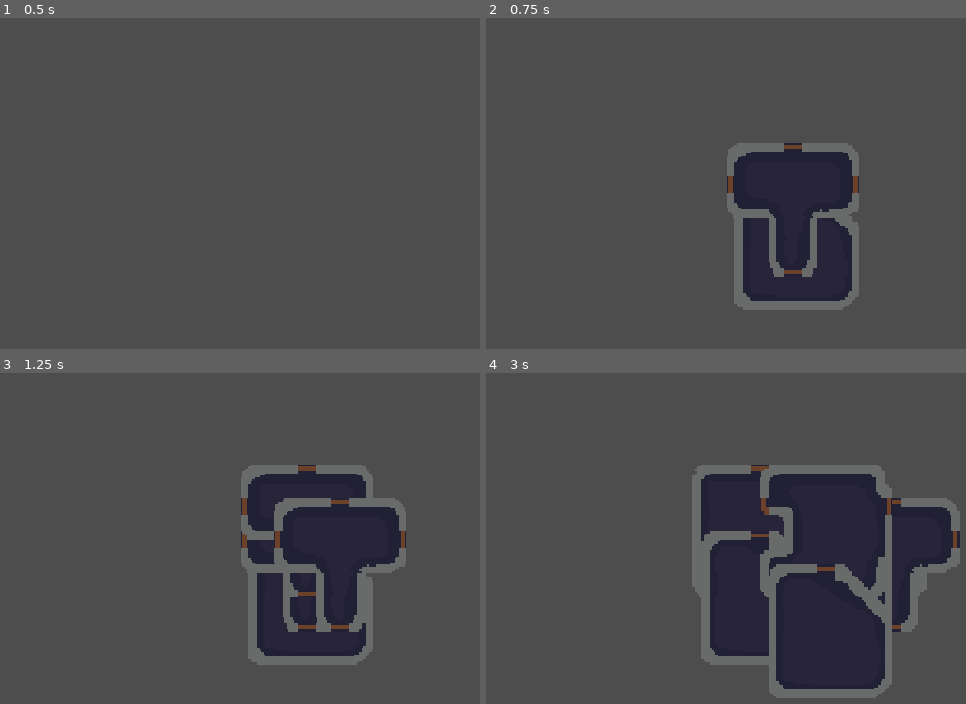
Above: before the commit, frames 1-4 (two rows, left to right).
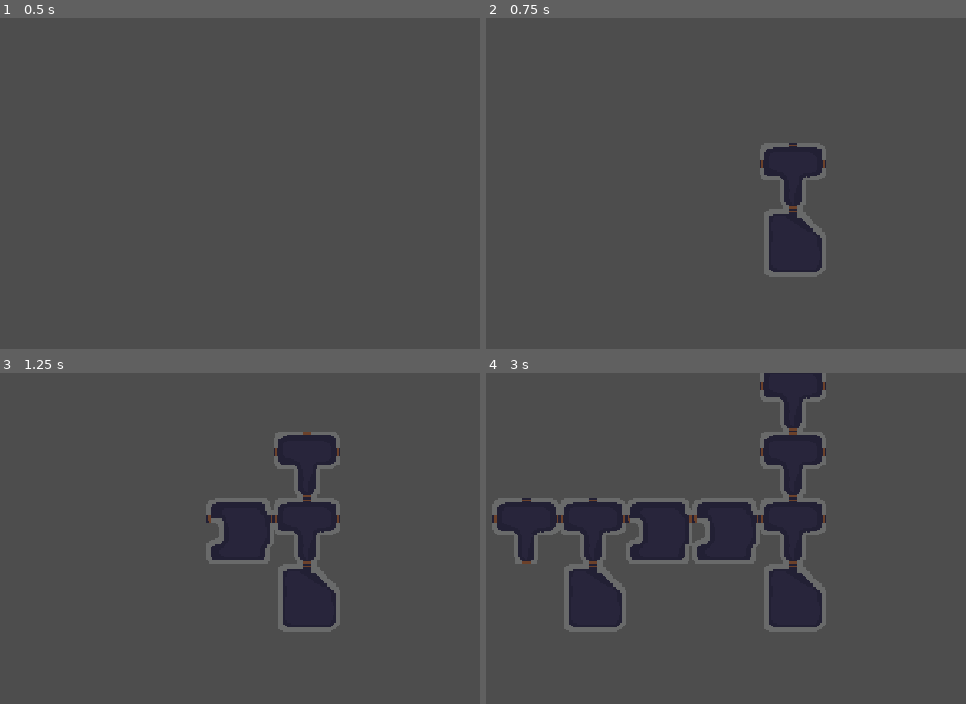
Above: after the commit, the same moments.

Repository: GurnoorSingh17/Rougelite-game
Game: Godot game, scene res://Scenes/test.tscn
Two runs of this game, one before a commit and one after it. Both use one fixed random seed, a clock stepped at 60 frames per second and the inputs below.
Inputs:
- Up to frame 1 (0.5 s): no input
- Up to frame 2 (0.75 s): tap Enter at 0.5 s
- Up to frame 3 (1.25 s): no input
- Up to frame 4 (3 s): no input

Frame 1 is identical in both runs. In frame 2, 10% of the frame differs, in the area x 50-78%, y 37-89%; in frame 3, 17%; in frame 4, 38%, in the area x 1-99%, y 0-99%.

Commit message:
added door logic
added room door logic and made things a bit more scalable

Diff:
--- /dev/null
+++ b/Scenes/Rooms/door.tscn
@@ -0,0 +1,13 @@
+[gd_scene format=3 uid="uid://dfhmpo4otgjo2"]
+
+[ext_resource type="Script" uid="uid://b6k7fno3hbsjy" path="res://Scripts/door.gd" id="1_uem52"]
+
+[sub_resource type="CircleShape2D" id="CircleShape2D_gpseo"]
+radius = 4.0
+
+[node name="Door1" type="Area2D" unique_id=1380414048 groups=["Viable"]]
+script = ExtResource("1_uem52")
+
+[node name="CollisionShape2D" type="CollisionShape2D" parent="." unique_id=372757488]
+shape = SubResource("CircleShape2D_gpseo")
+metadata/_edit_lock_ = true
--- a/Scenes/Rooms/room1.tscn
+++ b/Scenes/Rooms/room1.tscn
@@ -2,13 +2,22 @@
 
 [ext_resource type="Script" uid="uid://bvyt57nemwa7u" path="res://Scripts/Room.gd" id="1_a81mt"]
 [ext_resource type="Texture2D" uid="uid://dwfjeo07h83m7" path="res://art/prototype/Room.png" id="2_dsn0a"]
-[ext_resource type="Script" uid="uid://b6k7fno3hbsjy" path="res://Scripts/door.gd" id="3_dsn0a"]
+[ext_resource type="PackedScene" uid="uid://dfhmpo4otgjo2" path="res://Scenes/Rooms/door.tscn" id="3_dsn0a"]
+
+[sub_resource type="RectangleShape2D" id="RectangleShape2D_dsn0a"]
+size = Vector2(56, 4)
+
+[sub_resource type="RectangleShape2D" id="RectangleShape2D_i70oh"]
+size = Vector2(16, 4)
+
+[sub_resource type="RectangleShape2D" id="RectangleShape2D_sn4vg"]
+size = Vector2(20, 4)
 
 [sub_resource type="RectangleShape2D" id="RectangleShape2D_gpseo"]
-size = Vector2(16, 16)
+size = Vector2(36, 4)
 
-[sub_resource type="CircleShape2D" id="CircleShape2D_gpseo"]
-radius = 1.0
+[sub_resource type="RectangleShape2D" id="RectangleShape2D_w8mrb"]
+size = Vector2(28, 4)
 
 [node name="Room" type="StaticBody2D" unique_id=559791335 node_paths=PackedStringArray("Doors")]
 script = ExtResource("1_a81mt")
@@ -20,42 +29,40 @@
 hframes = 4
 
 [node name="CollisionShape2D" type="CollisionShape2D" parent="." unique_id=1077819719]
+position = Vector2(0, -30)
+shape = SubResource("RectangleShape2D_dsn0a")
+
+[node name="CollisionShape2D8" type="CollisionShape2D" parent="." unique_id=1353854443]
+position = Vector2(0, 30)
+shape = SubResource("RectangleShape2D_i70oh")
+
+[node name="CollisionShape2D3" type="CollisionShape2D" parent="." unique_id=930267339]
+position = Vector2(-18, 2)
+shape = SubResource("RectangleShape2D_sn4vg")
+
+[node name="CollisionShape2D5" type="CollisionShape2D" parent="." unique_id=2031910757]
+position = Vector2(18, 2)
+shape = SubResource("RectangleShape2D_sn4vg")
+
+[node name="CollisionShape2D2" type="CollisionShape2D" parent="." unique_id=1662126375]
+position = Vector2(-30, -14)
+rotation = 1.5707964
 shape = SubResource("RectangleShape2D_gpseo")
 
-[node name="Door1" type="Area2D" parent="." unique_id=305592312 groups=["Viable"]]
-position = Vector2(-8, -3)
-script = ExtResource("3_dsn0a")
+[node name="CollisionShape2D4" type="CollisionShape2D" parent="." unique_id=650058645]
+position = Vector2(30, -14)
+rotation = 1.5707964
+shape = SubResource("RectangleShape2D_gpseo")
 
-[node name="CollisionShape2D" type="CollisionShape2D" parent="Door1" unique_id=467949892]
-shape = SubResource("CircleShape2D_gpseo")
-metadata/_edit_lock_ = true
+[node name="CollisionShape2D6" type="CollisionShape2D" parent="." unique_id=1386625415]
+position = Vector2(-10, 18)
+rotation = 1.5707964
+shape = SubResource("RectangleShape2D_w8mrb")
 
-[node name="Door2" type="Area2D" parent="." unique_id=602780802 groups=["Viable"]]
-position = Vector2(0, -8)
-script = ExtResource("3_dsn0a")
-direction = "north"
-
-[node name="CollisionShape2D" type="CollisionShape2D" parent="Door2" unique_id=1823135690]
-shape = SubResource("CircleShape2D_gpseo")
-metadata/_edit_lock_ = true
-
-[node name="Door3" type="Area2D" parent="." unique_id=2118648920 groups=["Viable"]]
-position = Vector2(0, 8)
-script = ExtResource("3_dsn0a")
-direction = "south"
-
-[node name="CollisionShape2D" type="CollisionShape2D" parent="Door3" unique_id=438563188]
-shape = SubResource("CircleShape2D_gpseo")
-metadata/_edit_lock_ = true
-
-[node name="Door4" type="Area2D" parent="." unique_id=1026959768 groups=["Viable"]]
-position = Vector2(8, -3)
-script = ExtResource("3_dsn0a")
-direction = "west"
-
-[node name="CollisionShape2D" type="CollisionShape2D" parent="Door4" unique_id=680596287]
-shape = SubResource("CircleShape2D_gpseo")
-metadata/_edit_lock_ = true
+[node name="CollisionShape2D7" type="CollisionShape2D" parent="." unique_id=683419911]
+position = Vector2(10, 18)
+rotation = 1.5707964
+shape = SubResource("RectangleShape2D_w8mrb")
 
 [node name="Label" type="Label" parent="." unique_id=1265022270]
 offset_left = -3.0000038
@@ -63,3 +70,18 @@
 offset_right = 36.999996
 offset_bottom = 17.0
 scale = Vector2(0.12, 0.12)
+
+[node name="Door1" parent="." unique_id=1380414048 instance=ExtResource("3_dsn0a")]
+position = Vector2(-32, -12)
+
+[node name="Door2" parent="." unique_id=43162950 instance=ExtResource("3_dsn0a")]
+position = Vector2(32, -12)
+direction = "west"
+
+[node name="Door3" parent="." unique_id=1419305164 instance=ExtResource("3_dsn0a")]
+position = Vector2(0, -32)
+direction = "north"
+
+[node name="Door4" parent="." unique_id=2015726467 instance=ExtResource("3_dsn0a")]
+position = Vector2(0, 32)
+direction = "south"
--- a/Scenes/Rooms/room2.tscn
+++ b/Scenes/Rooms/room2.tscn
@@ -2,17 +2,29 @@
 
 [ext_resource type="Script" uid="uid://bvyt57nemwa7u" path="res://Scripts/Room.gd" id="1_owv72"]
 [ext_resource type="Texture2D" uid="uid://dwfjeo07h83m7" path="res://art/prototype/Room.png" id="2_ey5jp"]
-[ext_resource type="Script" uid="uid://b6k7fno3hbsjy" path="res://Scripts/door.gd" id="3_ey5jp"]
+[ext_resource type="PackedScene" uid="uid://dfhmpo4otgjo2" path="res://Scenes/Rooms/door.tscn" id="3_rfld1"]
 
 [sub_resource type="RectangleShape2D" id="RectangleShape2D_gpseo"]
-size = Vector2(16, 16)
+size = Vector2(60, 4)
 
-[sub_resource type="CircleShape2D" id="CircleShape2D_gpseo"]
-radius = 1.0
+[sub_resource type="RectangleShape2D" id="RectangleShape2D_ey5jp"]
+size = Vector2(17, 4)
+
+[sub_resource type="RectangleShape2D" id="RectangleShape2D_rfld1"]
+size = Vector2(27, 4)
+
+[sub_resource type="RectangleShape2D" id="RectangleShape2D_1lkfe"]
+size = Vector2(20, 4)
+
+[sub_resource type="RectangleShape2D" id="RectangleShape2D_vblew"]
+size = Vector2(12, 4)
+
+[sub_resource type="RectangleShape2D" id="RectangleShape2D_0igsr"]
+size = Vector2(15, 4)
 
 [node name="Room" type="StaticBody2D" unique_id=559791335 node_paths=PackedStringArray("Doors")]
 script = ExtResource("1_owv72")
-Doors = [NodePath("Door1"), NodePath("Door3")]
+Doors = [NodePath("Door1"), NodePath("Door2")]
 
 [node name="Body" type="Sprite2D" parent="." unique_id=79531439]
 texture_filter = 1
@@ -21,24 +33,59 @@
 frame = 1
 
 [node name="CollisionShape2D" type="CollisionShape2D" parent="." unique_id=1077819719]
+position = Vector2(-2, -30)
 shape = SubResource("RectangleShape2D_gpseo")
 
-[node name="Door1" type="Area2D" parent="." unique_id=305592312 groups=["Viable"]]
-position = Vector2(-8, -3)
-script = ExtResource("3_ey5jp")
+[node name="CollisionShape2D2" type="CollisionShape2D" parent="." unique_id=2000006369]
+position = Vector2(-2, 30)
+shape = SubResource("RectangleShape2D_gpseo")
 
-[node name="CollisionShape2D" type="CollisionShape2D" parent="Door1" unique_id=467949892]
-shape = SubResource("CircleShape2D_gpseo")
-metadata/_edit_lock_ = true
+[node name="CollisionShape2D3" type="CollisionShape2D" parent="." unique_id=829360406]
+position = Vector2(-30, 19.5)
+rotation = 1.5707964
+shape = SubResource("RectangleShape2D_ey5jp")
 
-[node name="Door3" type="Area2D" parent="." unique_id=470784112 groups=["Viable"]]
-position = Vector2(8, -3)
-script = ExtResource("3_ey5jp")
+[node name="CollisionShape2D4" type="CollisionShape2D" parent="." unique_id=1409740341]
+position = Vector2(26, 19.5)
+rotation = 1.5707964
+shape = SubResource("RectangleShape2D_ey5jp")
+
+[node name="CollisionShape2D5" type="CollisionShape2D" parent="." unique_id=905118802]
+position = Vector2(30, -2.5)
+rotation = 1.5707964
+shape = SubResource("RectangleShape2D_rfld1")
+
+[node name="CollisionShape2D6" type="CollisionShape2D" parent="." unique_id=1449641447]
+position = Vector2(26, -22)
+rotation = 1.5707964
+shape = SubResource("RectangleShape2D_1lkfe")
+
+[node name="CollisionShape2D7" type="CollisionShape2D" parent="." unique_id=2016039366]
+position = Vector2(-30, -18)
+rotation = 1.5707964
+shape = SubResource("RectangleShape2D_1lkfe")
+
+[node name="CollisionShape2D8" type="CollisionShape2D" parent="." unique_id=1903565112]
+position = Vector2(-22, 9)
+rotation = -3.1415925
+shape = SubResource("RectangleShape2D_vblew")
+
+[node name="CollisionShape2D9" type="CollisionShape2D" parent="." unique_id=1926472551]
+position = Vector2(-22, -10)
+rotation = -3.1415925
+shape = SubResource("RectangleShape2D_vblew")
+
+[node name="CollisionShape2D10" type="CollisionShape2D" parent="." unique_id=969557653]
+position = Vector2(-18, -0.5)
+rotation = -1.5707964
+shape = SubResource("RectangleShape2D_0igsr")
+
+[node name="Door1" parent="." unique_id=1380414048 instance=ExtResource("3_rfld1")]
+position = Vector2(-32, -12)
+
+[node name="Door2" parent="." unique_id=1084463607 instance=ExtResource("3_rfld1")]
+position = Vector2(32, -12)
 direction = "west"
-
-[node name="CollisionShape2D" type="CollisionShape2D" parent="Door3" unique_id=1892891397]
-shape = SubResource("CircleShape2D_gpseo")
-metadata/_edit_lock_ = true
 
 [node name="Label" type="Label" parent="." unique_id=907989347]
 offset_left = -3.0000038
--- a/Scenes/Rooms/room3.tscn
+++ b/Scenes/Rooms/room3.tscn
@@ -2,13 +2,16 @@
 
 [ext_resource type="Script" uid="uid://bvyt57nemwa7u" path="res://Scripts/Room.gd" id="1_w786c"]
 [ext_resource type="Texture2D" uid="uid://dwfjeo07h83m7" path="res://art/prototype/Room.png" id="2_rtayk"]
-[ext_resource type="Script" uid="uid://b6k7fno3hbsjy" path="res://Scripts/door.gd" id="3_rtayk"]
+[ext_resource type="PackedScene" uid="uid://dfhmpo4otgjo2" path="res://Scenes/Rooms/door.tscn" id="3_rtayk"]
 
-[sub_resource type="RectangleShape2D" id="RectangleShape2D_gpseo"]
-size = Vector2(15, 16)
+[sub_resource type="RectangleShape2D" id="RectangleShape2D_rtayk"]
+size = Vector2(37, 4)
 
-[sub_resource type="CircleShape2D" id="CircleShape2D_gpseo"]
-radius = 1.0
+[sub_resource type="RectangleShape2D" id="RectangleShape2D_qmq3m"]
+size = Vector2(56, 4)
+
+[sub_resource type="RectangleShape2D" id="RectangleShape2D_jsrh8"]
+size = Vector2(36, 4)
 
 [node name="Room" type="StaticBody2D" unique_id=559791335 node_paths=PackedStringArray("Doors")]
 script = ExtResource("1_w786c")
@@ -20,22 +23,36 @@
 hframes = 4
 frame = 2
 
-[node name="CollisionShape2D" type="CollisionShape2D" parent="." unique_id=1077819719]
-position = Vector2(0.5, 0)
-shape = SubResource("RectangleShape2D_gpseo")
-
-[node name="Door1" type="Area2D" parent="." unique_id=305592312 groups=["Viable"]]
-position = Vector2(0, -8)
-script = ExtResource("3_rtayk")
-direction = "north"
-
-[node name="CollisionShape2D" type="CollisionShape2D" parent="Door1" unique_id=467949892]
-shape = SubResource("CircleShape2D_gpseo")
-metadata/_edit_lock_ = true
-
 [node name="Label" type="Label" parent="." unique_id=1339262461]
 offset_left = -3.0000038
 offset_top = -6.0000005
 offset_right = 36.999996
 offset_bottom = 17.0
 scale = Vector2(0.12, 0.12)
+
+[node name="CollisionShape2D" type="CollisionShape2D" parent="." unique_id=1631742720]
+position = Vector2(-9.5, -30)
+shape = SubResource("RectangleShape2D_rtayk")
+
+[node name="CollisionShape2D5" type="CollisionShape2D" parent="." unique_id=2058971347]
+position = Vector2(17, -17)
+rotation = 0.7853982
+shape = SubResource("RectangleShape2D_rtayk")
+
+[node name="CollisionShape2D3" type="CollisionShape2D" parent="." unique_id=1697739679]
+position = Vector2(0, 30)
+shape = SubResource("RectangleShape2D_qmq3m")
+
+[node name="CollisionShape2D2" type="CollisionShape2D" parent="." unique_id=1953876306]
+position = Vector2(-26, 0)
+rotation = 1.5707964
+shape = SubResource("RectangleShape2D_qmq3m")
+
+[node name="CollisionShape2D4" type="CollisionShape2D" parent="." unique_id=924610039]
+position = Vector2(30, 10)
+rotation = 1.5707964
+shape = SubResource("RectangleShape2D_jsrh8")
+
+[node name="Door1" parent="." unique_id=1380414048 instance=ExtResource("3_rtayk")]
+position = Vector2(0, -32)
+direction = "north"
--- a/Scenes/Rooms/room4.tscn
+++ b/Scenes/Rooms/room4.tscn
@@ -2,13 +2,28 @@
 
 [ext_resource type="Script" uid="uid://bvyt57nemwa7u" path="res://Scripts/Room.gd" id="1_3tidl"]
 [ext_resource type="Texture2D" uid="uid://dwfjeo07h83m7" path="res://art/prototype/Room.png" id="2_weqjt"]
-[ext_resource type="Script" uid="uid://b6k7fno3hbsjy" path="res://Scripts/door.gd" id="3_weqjt"]
+[ext_resource type="PackedScene" uid="uid://dfhmpo4otgjo2" path="res://Scenes/Rooms/door.tscn" id="3_weqjt"]
 
 [sub_resource type="RectangleShape2D" id="RectangleShape2D_gpseo"]
-size = Vector2(16, 16)
+size = Vector2(64, 4)
 
-[sub_resource type="CircleShape2D" id="CircleShape2D_gpseo"]
-radius = 1.0
+[sub_resource type="RectangleShape2D" id="RectangleShape2D_weqjt"]
+size = Vector2(52, 4)
+
+[sub_resource type="RectangleShape2D" id="RectangleShape2D_duw5b"]
+size = Vector2(56, 4)
+
+[sub_resource type="RectangleShape2D" id="RectangleShape2D_2wppp"]
+size = Vector2(36, 4)
+
+[sub_resource type="RectangleShape2D" id="RectangleShape2D_pb8py"]
+size = Vector2(8, 4)
+
+[sub_resource type="RectangleShape2D" id="RectangleShape2D_aukd4"]
+size = Vector2(31, 4)
+
+[sub_resource type="RectangleShape2D" id="RectangleShape2D_4pxvk"]
+size = Vector2(47, 4)
 
 [node name="Room" type="StaticBody2D" unique_id=559791335 node_paths=PackedStringArray("Doors")]
 script = ExtResource("1_3tidl")
@@ -21,25 +36,40 @@
 frame = 3
 
 [node name="CollisionShape2D" type="CollisionShape2D" parent="." unique_id=1077819719]
+position = Vector2(0, -30)
 shape = SubResource("RectangleShape2D_gpseo")
 
-[node name="Door1" type="Area2D" parent="." unique_id=305592312 groups=["Viable"]]
-position = Vector2(0, 8)
-script = ExtResource("3_weqjt")
-direction = "south"
+[node name="CollisionShape2D2" type="CollisionShape2D" parent="." unique_id=1942967527]
+position = Vector2(-6, 30)
+shape = SubResource("RectangleShape2D_weqjt")
 
-[node name="CollisionShape2D" type="CollisionShape2D" parent="Door1" unique_id=467949892]
-shape = SubResource("CircleShape2D_gpseo")
-metadata/_edit_lock_ = true
+[node name="CollisionShape2D5" type="CollisionShape2D" parent="." unique_id=1643273016]
+position = Vector2(-30, 0)
+rotation = 1.5707964
+shape = SubResource("RectangleShape2D_duw5b")
 
-[node name="Door2" type="Area2D" parent="." unique_id=310736674 groups=["Viable"]]
-position = Vector2(0, -8)
-script = ExtResource("3_weqjt")
-direction = "north"
+[node name="CollisionShape2D6" type="CollisionShape2D" parent="." unique_id=1915432753]
+position = Vector2(30, -10)
+rotation = 1.5707964
+shape = SubResource("RectangleShape2D_2wppp")
 
-[node name="CollisionShape2D" type="CollisionShape2D" parent="Door2" unique_id=861352939]
-shape = SubResource("CircleShape2D_gpseo")
-metadata/_edit_lock_ = true
+[node name="CollisionShape2D8" type="CollisionShape2D" parent="." unique_id=372565623]
+position = Vector2(18, 24)
+rotation = 1.5707964
+shape = SubResource("RectangleShape2D_pb8py")
+
+[node name="CollisionShape2D9" type="CollisionShape2D" parent="." unique_id=1407088958]
+position = Vector2(-13, 16)
+rotation = 1.5707964
+shape = SubResource("RectangleShape2D_pb8py")
+
+[node name="CollisionShape2D4" type="CollisionShape2D" parent="." unique_id=1348916198]
+position = Vector2(4.5, 18)
+shape = SubResource("RectangleShape2D_aukd4")
+
+[node name="CollisionShape2D3" type="CollisionShape2D" parent="." unique_id=645294548]
+position = Vector2(8.5, 10)
+shape = SubResource("RectangleShape2D_4pxvk")
 
 [node name="Label" type="Label" parent="." unique_id=1304991481]
 offset_left = -3.0000038
@@ -47,3 +77,11 @@
 offset_right = 36.999996
 offset_bottom = 17.0
 scale = Vector2(0.12, 0.12)
+
+[node name="Door1" parent="." unique_id=1380414048 instance=ExtResource("3_weqjt")]
+position = Vector2(0, 32)
+direction = "south"
+
+[node name="Door2" parent="." unique_id=1306733951 instance=ExtResource("3_weqjt")]
+position = Vector2(0, -32)
+direction = "north"
--- a/Scenes/test.tscn
+++ b/Scenes/test.tscn
@@ -7,10 +7,11 @@
 [ext_resource type="PackedScene" uid="uid://rylsu4t0312c" path="res://Scenes/Rooms/room4.tscn" id="5_0c07c"]
 
 [node name="Test" type="Node2D" unique_id=660190853]
+scale = Vector2(2, 2)
 script = ExtResource("1_lc1oi")
 RoomScenes = Array[PackedScene]([ExtResource("2_35xla"), ExtResource("3_i3aeo"), ExtResource("4_5wyu1"), ExtResource("5_0c07c")])
 MaxRooms = 12
 GenerationDelay = 0.2
 
 [node name="Camera2D" type="Camera2D" parent="." unique_id=1239824123]
-zoom = Vector2(3, 3)
+zoom = Vector2(0.75, 0.75)
--- a/Scripts/RougueManager.gd
+++ b/Scripts/RougueManager.gd
@@ -1,4 +1,4 @@
-extends Node
+extends Node2D
 
 signal rooms_done
 
@@ -10,7 +10,6 @@
 var Rooms : Array[Room]
 var is_generating : bool = false
 
-# Direction helpers
 func _direction_to_angle(dir: String) -> float:
 	match dir:
 		"east": return 0.0
@@ -32,12 +31,9 @@
 	GenerateRooms()
 
 func GenerateRooms() -> void:
-	seed((Rooms.size()+10)*10 + randi_range(0,103647))
-	randomize()
 	if is_generating: return
 	is_generating = true
 
-	# First room at origin
 	var first = CreateRoom(Vector2.ZERO)
 	if first == null:
 		push_error("Failed to create first room")
@@ -68,19 +64,19 @@
 	is_generating = false
 	print("Generation finished. Total rooms: ", Rooms.size())
 
-	# ---- Set labels on first and last rooms ----
 	if Rooms.size() > 0:
 		SetRoomLabel(Rooms[0], "First Room")
 	if Rooms.size() > 1:
 		SetRoomLabel(Rooms[-1], "Last Room")
 
-# Helper: set label text (finds child named "Label")
+	# ---- Scale AFTER generation (only the root) ----
+	scale = Vector2(2, 2)
+	print("Root scaled to 2x.")
+
 func SetRoomLabel(room: Room, text: String) -> void:
 	var label = room.get_node_or_null("Label")
 	if label and label is Label:
 		label.text = text
-	else:
-		push_warning("Room has no Label node, or it's not a Label.")
 
 func GetRoomWithViableDoor() -> Room:
 	var shuffled = Rooms.duplicate()
@@ -116,14 +112,23 @@
 
 		var new_door = GetDoorWithOppositeDirection(R, source_door.direction)
 		if new_door != null:
+			source_door.connected_door = new_door
+			source_door.connected_room = R
+			new_door.connected_door = source_door
+			new_door.connected_room = source_room
+
 			var target_dir = _opposite_direction(source_door.direction)
 			var target_angle = _direction_to_angle(target_dir)
 			var current_angle = _direction_to_angle(new_door.direction)
 			var rotation_needed = target_angle - current_angle
 			R.rotation = rotation_needed
 
-			var new_door_global = R.to_global(new_door.position)
-			R.position = source_door.global_position - new_door_global
+			# ---- Use to_global for accuracy ----
+			var door_world = R.to_global(new_door.position)
+			R.global_position = source_door.global_position - door_world
+
+			# ---- Debug: prints should show near-zero difference ----
+			print("Diff after placement: ", source_door.global_position - R.to_global(new_door.position))
 
 			source_room.RemoveViable(source_door)
 			R.RemoveViable(new_door)
--- a/Scripts/door.gd
+++ b/Scripts/door.gd
@@ -1,3 +1,7 @@
 extends Area2D
 
 @export var direction : String = "east"   # "north", "south", "east", "west"
+
+# References to the connected door and its room
+var connected_door : Area2D = null
+var connected_room : Room = null
